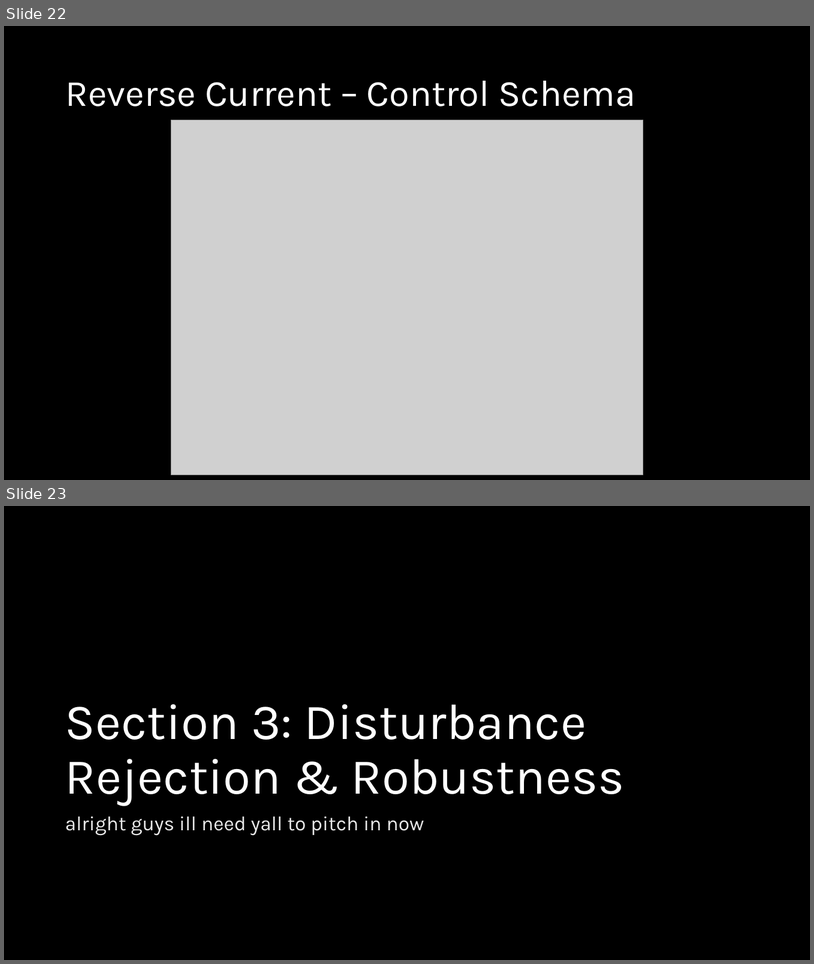
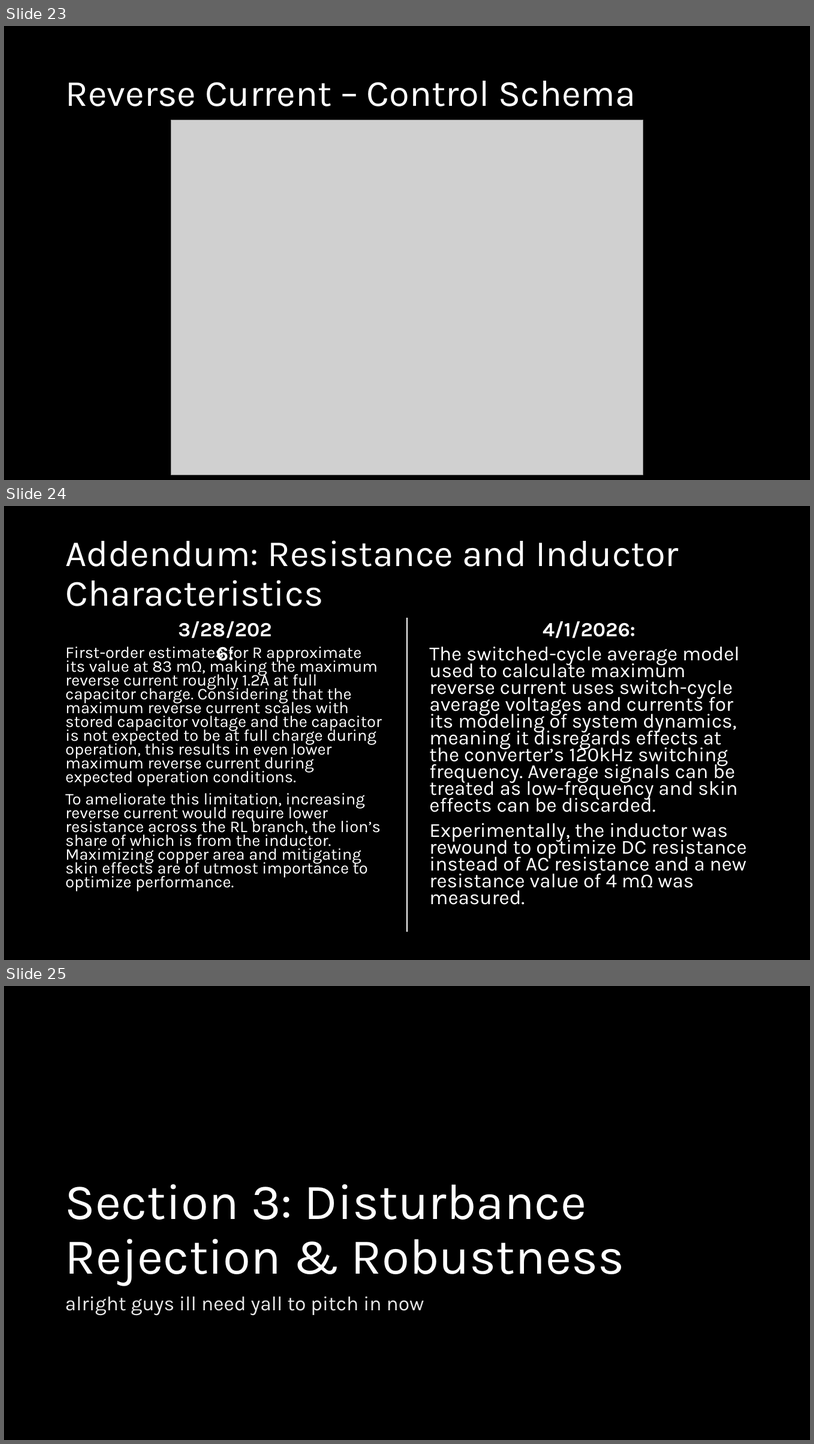
Before and after one commit to ut-ras/rm_electrical-supercap_v2, a slide deck: UT Robomasters – Supercap Power Stage Modeling.pptx. Shown one above the other, each under a label of ours: slides 22 and 23 before the commit, slides 23, 24 and 25 after it. The pictures are 814x964 and 814x1444 pixels, drawn with LibreOffice and Linux fonts; fonts in the diff are those of the drawing; grey boxes stand for pictures. Boxes give left, top, right and bottom in pixels: in the first picture for what was removed or moved away, otherwise in the second. Text is boxed around its words. In the diff, an @@ line names an element or a change of style, - is before the commit and + after.

Commit message:
updated PLECs model to use new inductor parameters

```diff
--- a/UT Robomasters – Supercap Power Stage Modeling.pptx
+++ b/UT Robomasters – Supercap Power Stage Modeling.pptx
@@ slide 24 added at (x1=4, y1=506, x2=810, y2=960), background #000000 @@
@@ title added at (x1=65, y1=540, x2=679, y2=606), 44 pt, text #FFFFFF @@
+Addendum: Resistance and Inductor Characteristics
@@ text added at (x1=178, y1=621, x2=272, y2=638), 24 pt, text #FFFFFF, bold @@
+3/28/2026:
@@ line added from (408, 618) to (408, 932), #FFFFFF 1.5 pt @@
@@ text added at (x1=543, y1=621, x2=636, y2=638), 24 pt, text #FFFFFF, bold @@
+4/1/2026:
@@ text added at (x1=65, y1=646, x2=382, y2=891), 19.6 pt, text #FFFFFF @@
+First-order estimates for R approximate its value at 83 mΩ, making the maximum reverse current roughly 1.2A at full capacitor charge. Considering that the maximum reverse current scales with stored capacitor voltage and the capacitor is not expected to be at full charge during operation, this results in even lower maximum reverse current during expected operation conditions.
+To ameliorate this limitation, increasing reverse current would require lower resistance across the RL branch, the lion’s share of which is from the inductor. Maximizing copper area and mitigating skin effects are of utmost importance to optimize performance.
@@ text added at (x1=429, y1=646, x2=747, y2=904), 23.8 pt, text #FFFFFF @@
+The switched-cycle average model used to calculate maximum reverse current uses switch-cycle average voltages and currents for its modeling of system dynamics, meaning it disregards effects at the converter’s 120kHz switching frequency. Average signals can be treated as low-frequency and skin effects can be discarded.
+Experimentally, the inductor was rewound to optimize DC resistance instead of AC resistance and a new resistance value of 4 mΩ was measured.
@@ what was slide 22 is now slide 23 @@
@@ what was slide 23 is now slide 25 @@
```
Also in this commit, not shown: 1 slide changed, 1 other slide added, 2 other files.
